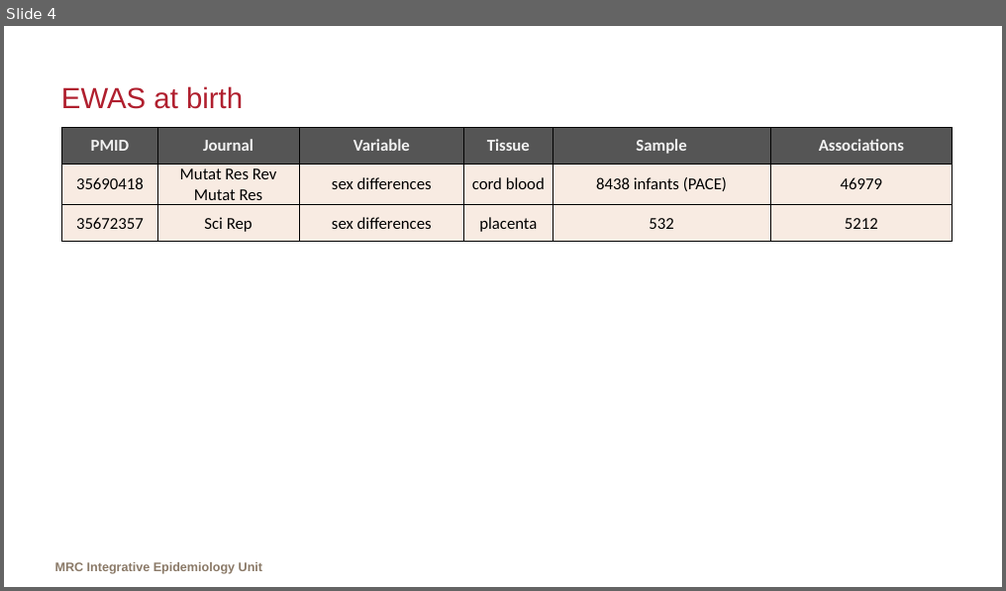
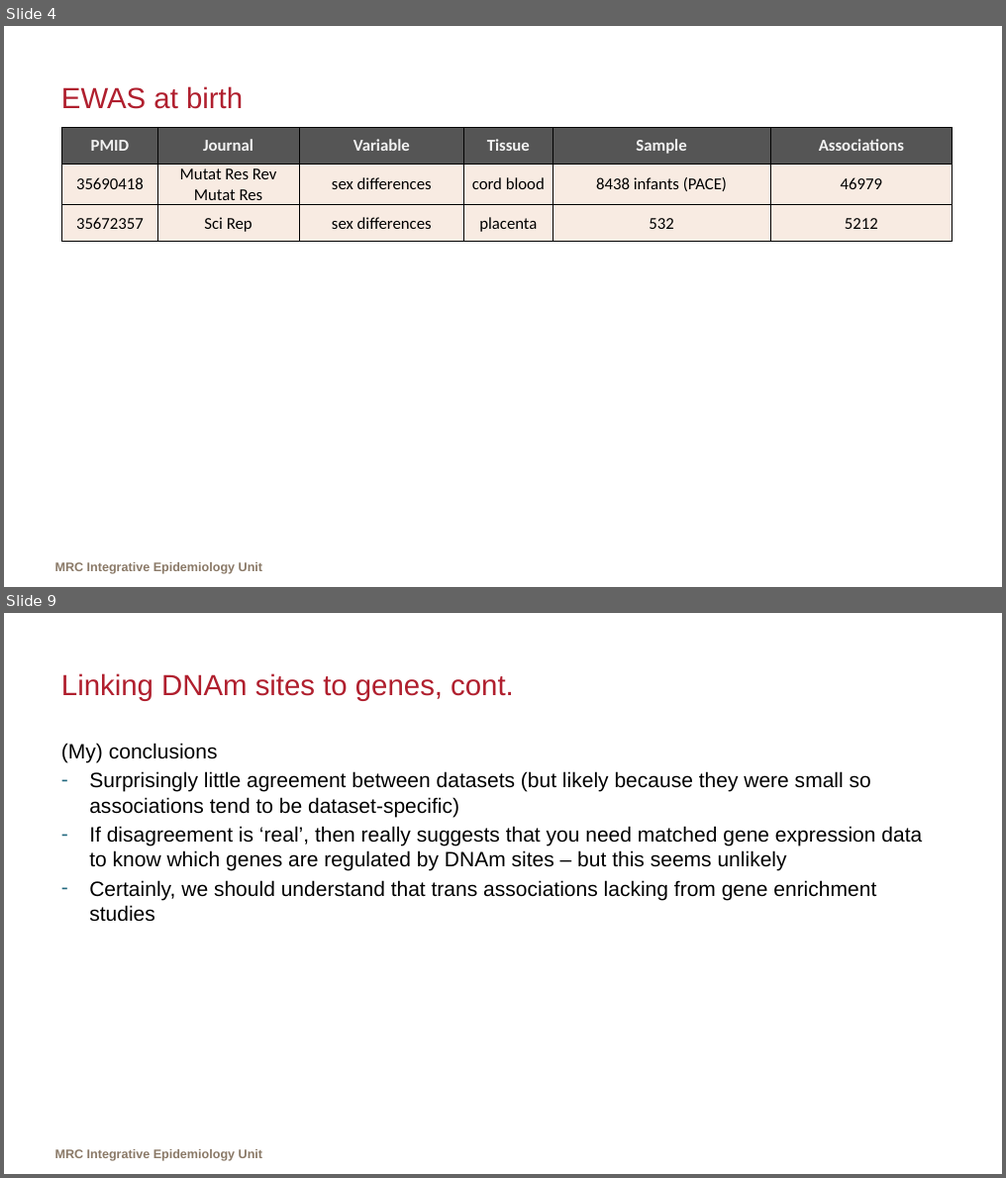
Before and after one commit to MRCIEU/epigenetics-journal-club, a slide deck: docs/presentations/20220620/slides.pptx. Shown one above the other, each under a label of ours: slide 4 before the commit, slides 4 and 9 after it; the slides between them are not shown. The pictures are 1006x591 and 1006x1178 pixels, drawn with LibreOffice and Linux fonts; fonts in the diff are those of the drawing; background and template pictures are left out. Boxes give left, top, right and bottom in pixels: in the first picture for what was removed or moved away, otherwise in the second. Text is boxed around its words. In the diff, an @@ line names an element or a change of style, - is before the commit and + after.

```diff
--- a/docs/presentations/20220620/slides.pptx
+++ b/docs/presentations/20220620/slides.pptx
@@ slide 9 added at [4,613,1002,1174], background picture (left out); not listed: 1 template element that a slide beside it also shows @@
@@ title added at [61,673,514,701], 28 pt, text #B01F2E @@
+Linking DNAm sites to genes, cont.
@@ text added at [61,743,922,922], 20 pt, text #000000 @@
+(My) conclusions
+– Surprisingly little agreement between datasets (but likely because they were small so associations tend to be dataset-specific)
+– If disagreement is ‘real’, then really suggests that you need matched gene expression data to know which genes are regulated by DNAm sites – but this seems unlikely
+– Certainly, we should understand that trans associations lacking from gene enrichment studies
```
Also in this commit, not shown: 12 other slides added, 1 slide removed, 1 other file.
